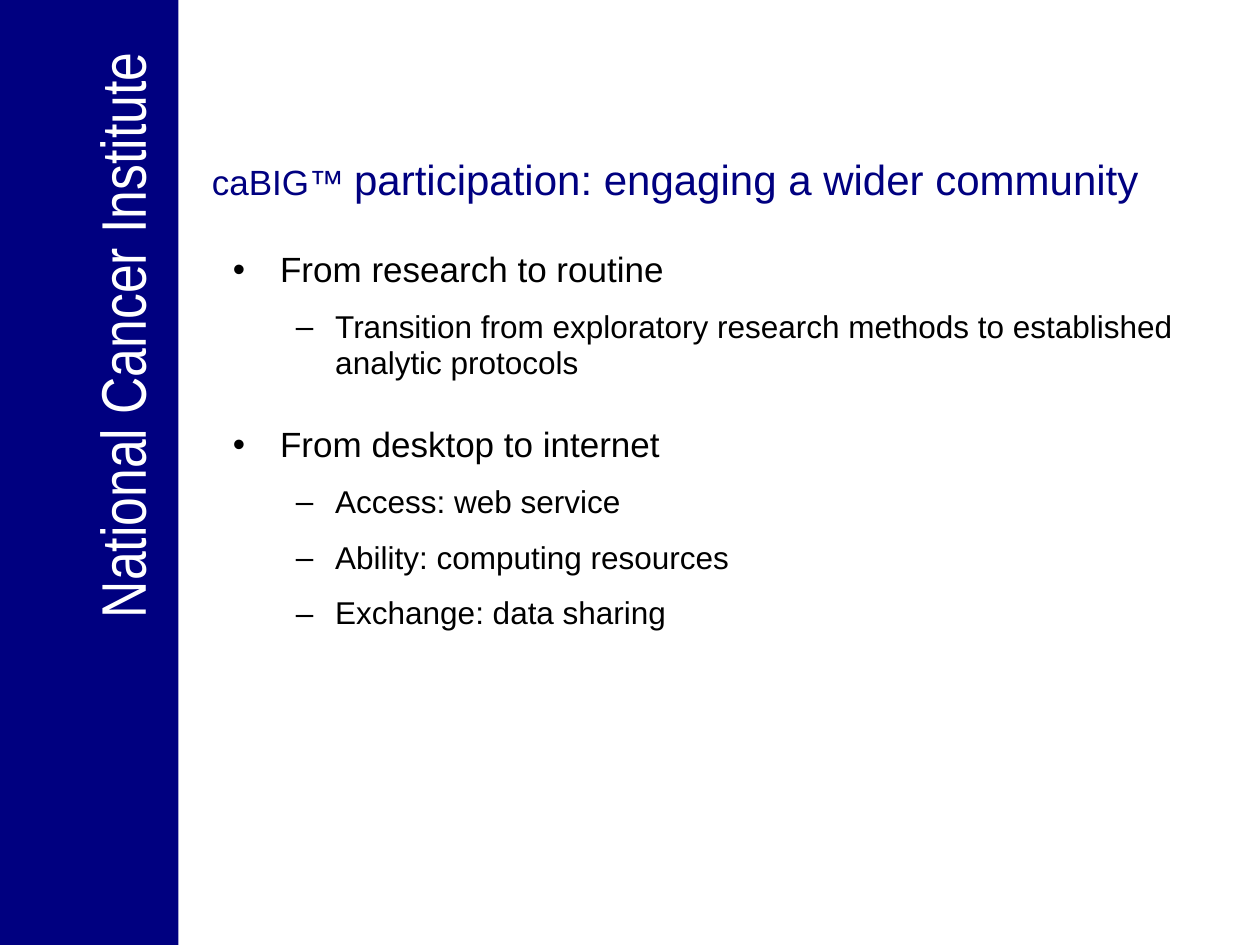
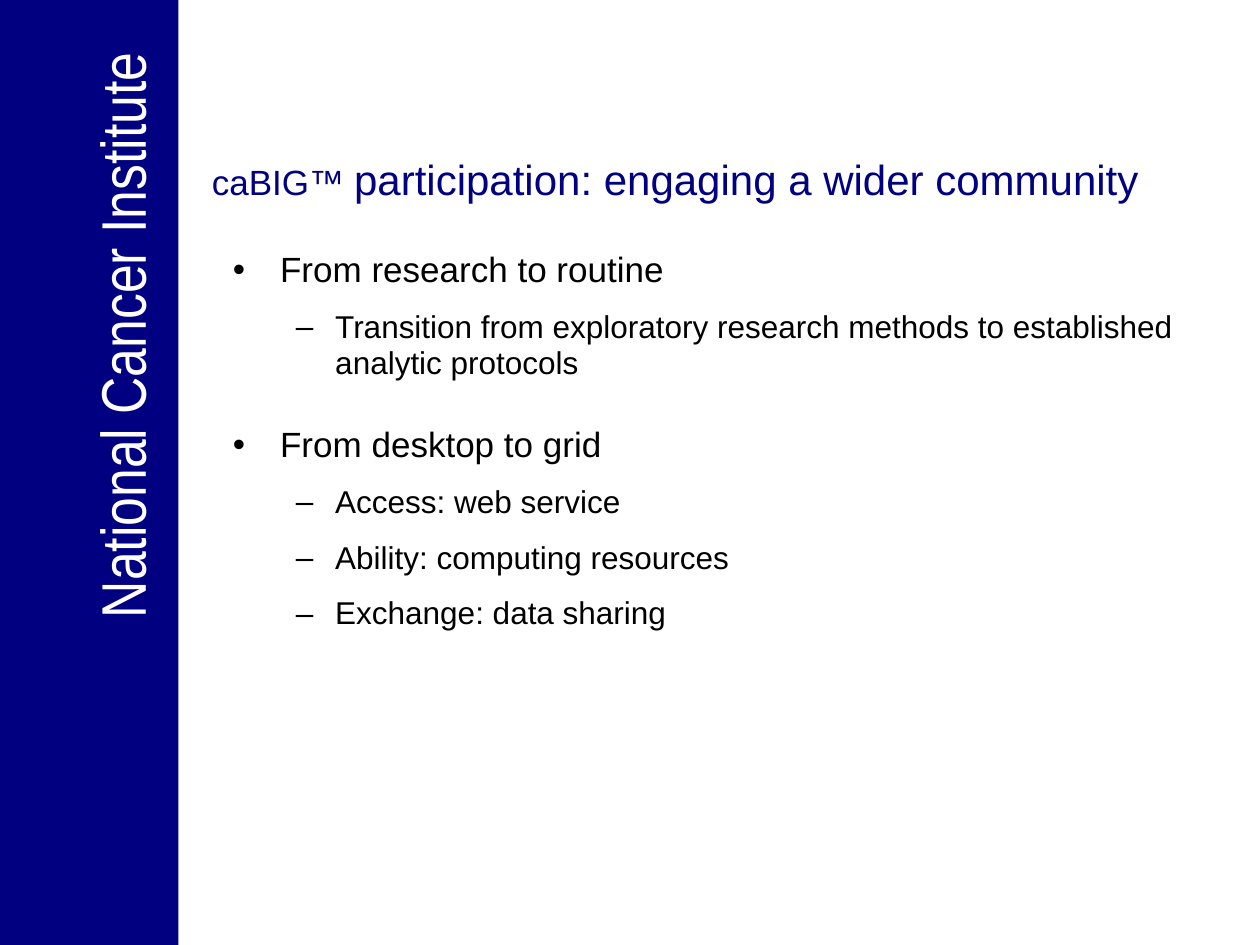
Before and after one commit to NCIP/bioconductor_v1, a slide deck: slide 4 of trunk/bioconductor/Presentations/Engaging_endusers_panel_01032007.ppt. Drawn at 1260x945 pixels with LibreOffice and Linux fonts; fonts in the diff are those of the drawing; background and template pictures are left out. Boxes give left, top, right and bottom in pixels: in the first picture for what was removed or moved away, otherwise in the second. Text is boxed around its words. In the diff, an @@ line names an element or a change of style, - is before the commit and + after.

```diff
--- a/trunk/bioconductor/Presentations/Engaging_endusers_panel_01032007.ppt
+++ b/trunk/bioconductor/Presentations/Engaging_endusers_panel_01032007.ppt
@@ text at [280,431,601,464]: text changed @@
-• From desktop to internet
+• From desktop to grid
```
Also in this commit, not shown: 2 other slides changed, 1 slide added, 1 slide removed.
